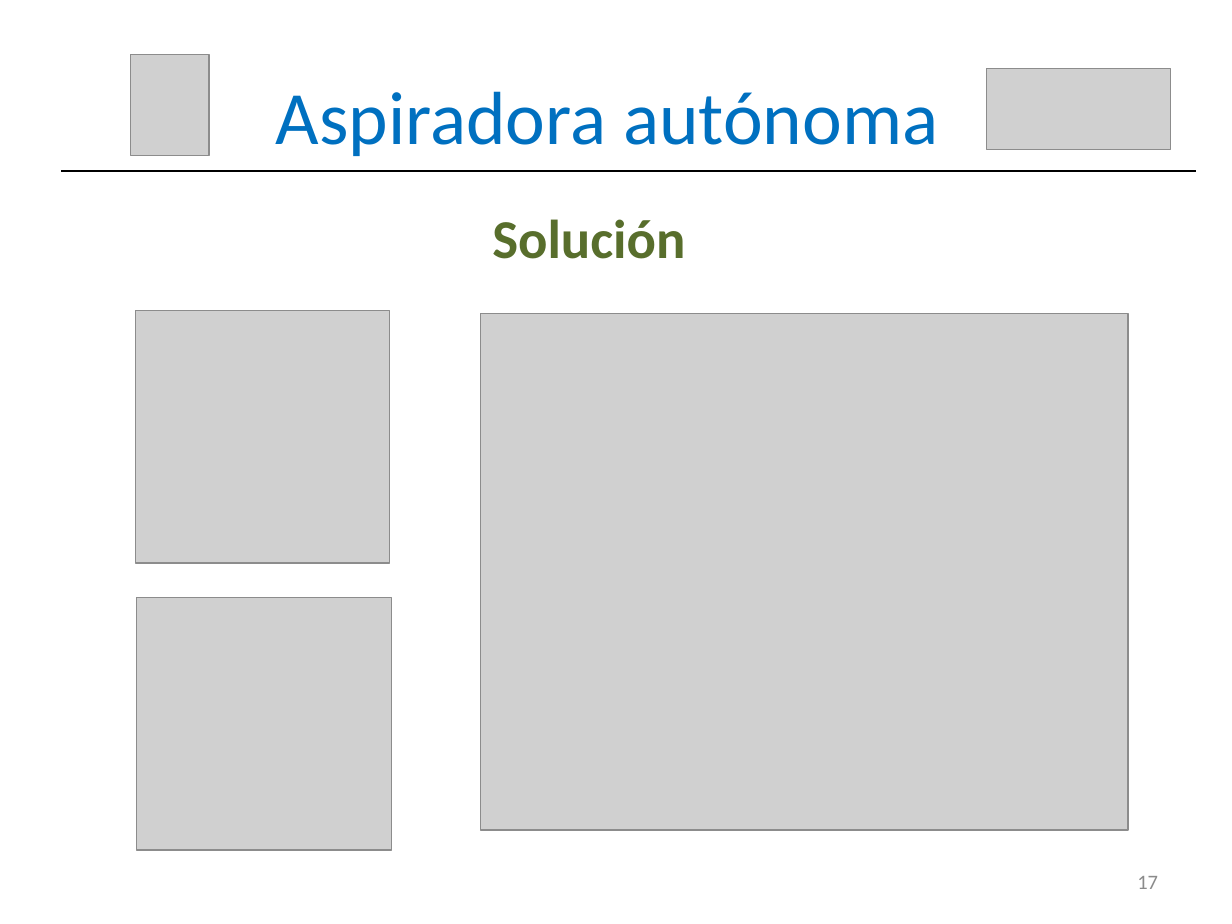
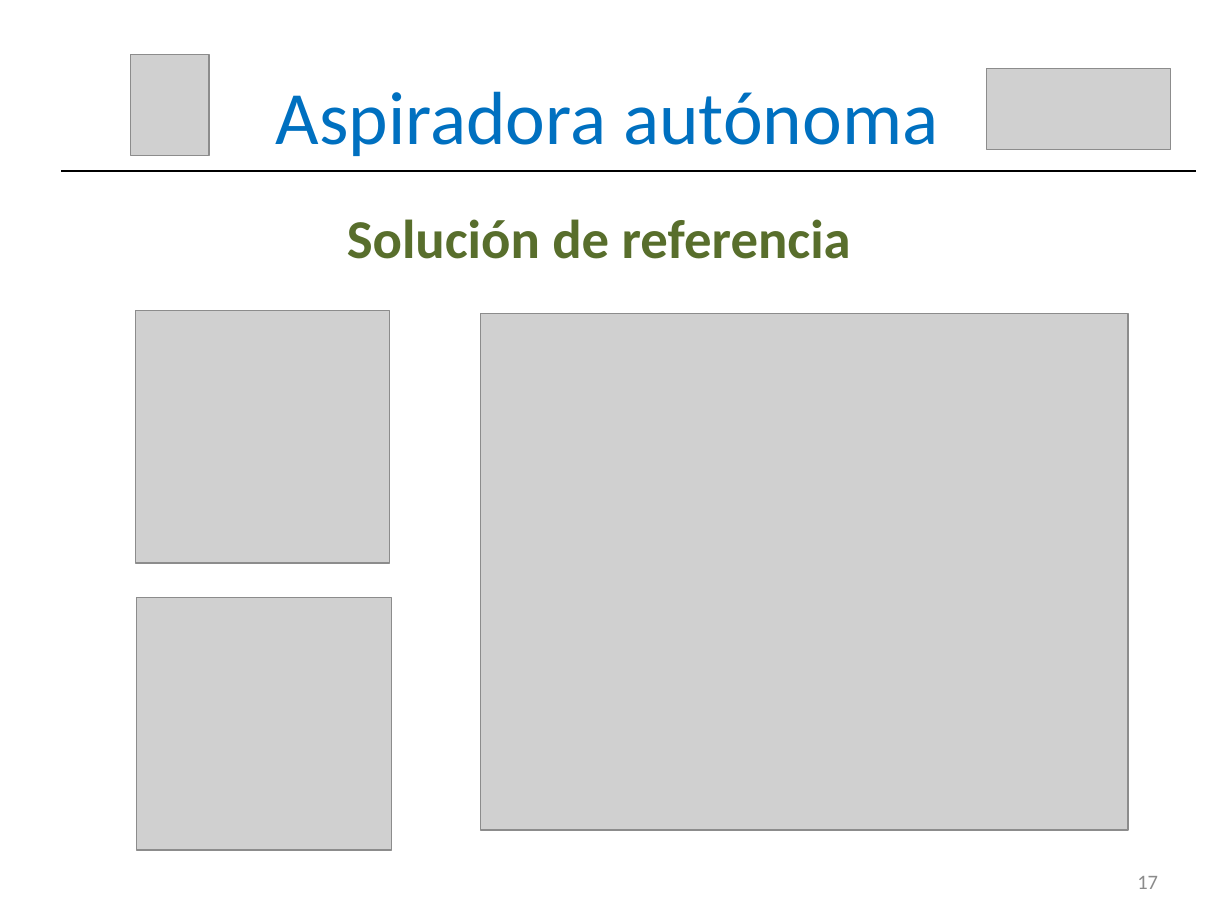
Before and after one commit to RoboticsLabURJC/2016-tfg-vanessa-fernandez, a slide deck: slide 18 of MEMORIA/Presentación.pptx. Drawn at 1232x924 pixels with LibreOffice and Linux fonts; fonts in the diff are those of the drawing; grey boxes stand for pictures. Boxes give left, top, right and bottom in pixels: in the first picture for what was removed or moved away, otherwise in the second. Text is boxed around its words. In the diff, an @@ line names an element or a change of style, - is before the commit and + after.

```diff
--- a/MEMORIA/Presentación.pptx
+++ b/MEMORIA/Presentación.pptx
@@ text at box(347, 219, 851, 259): text changed @@
-Solución
+Solución de referencia
```
Also in this commit, not shown: 12 other slides changed.
